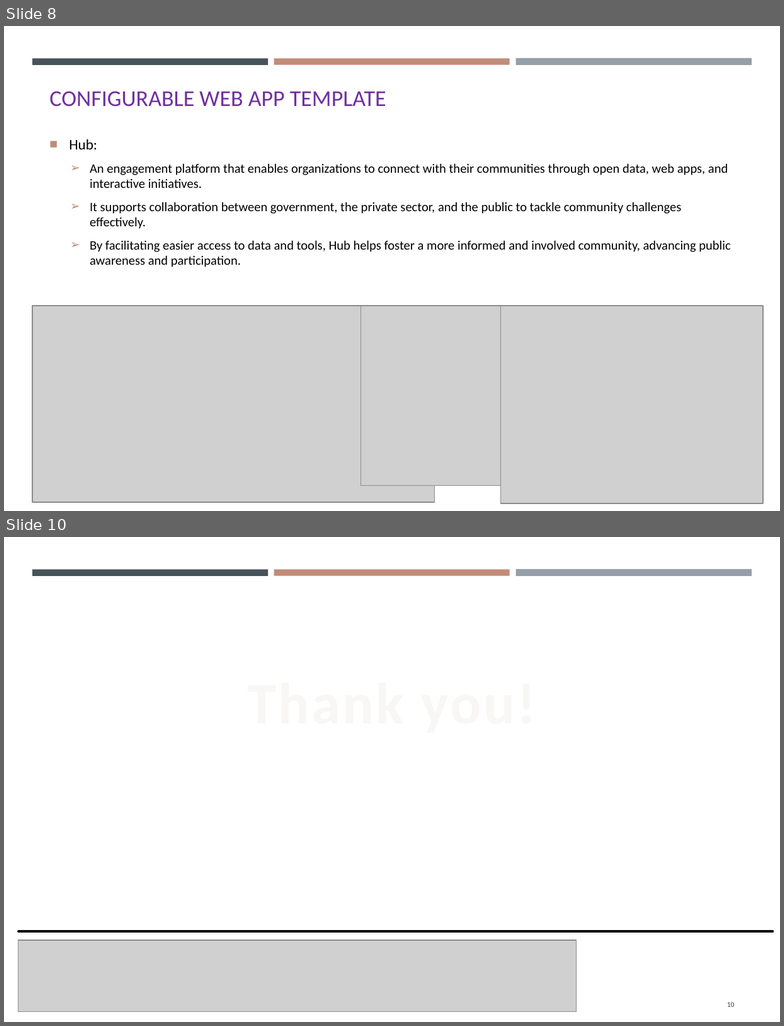
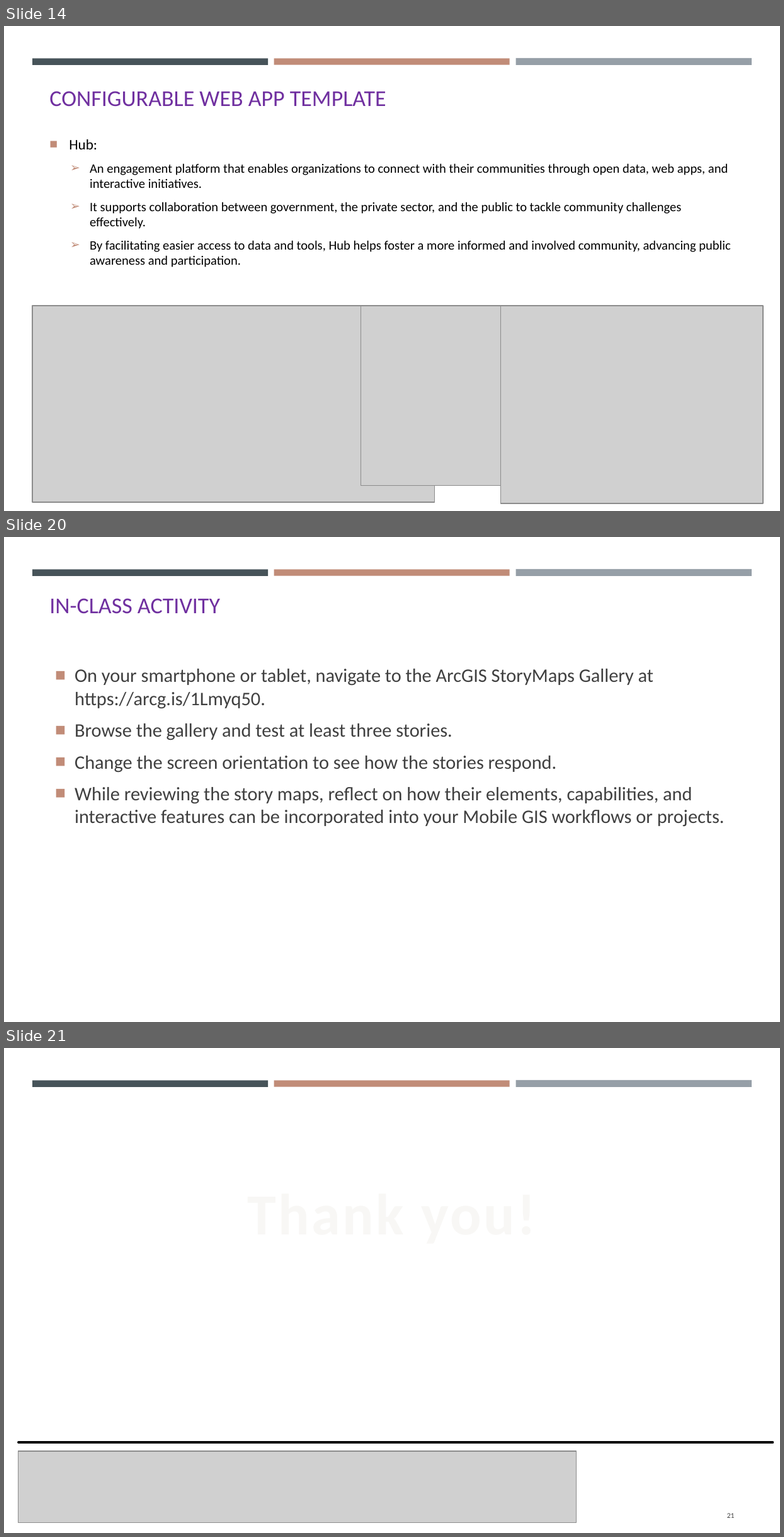
Before and after one commit to gisynw/Field_Techniques, a slide deck: docs/Lectures/Week05/Week05_GEOG3319_ResponseWebMap.pptx. Shown one above the other, each under a label of ours: slides 8 and 10 before the commit, slides 14, 20 and 21 after it; the slides between them are not shown. The pictures are 784x1026 and 784x1537 pixels, drawn with LibreOffice and Linux fonts; fonts in the diff are those of the drawing; grey boxes stand for pictures. Boxes give left, top, right and bottom in pixels: in the first picture for what was removed or moved away, otherwise in the second. Text is boxed around its words. In the diff, an @@ line names an element or a change of style, - is before the commit and + after.

```diff
--- a/docs/Lectures/Week05/Week05_GEOG3319_ResponseWebMap.pptx
+++ b/docs/Lectures/Week05/Week05_GEOG3319_ResponseWebMap.pptx
@@ slide 20 added at (x1=4, y1=537, x2=780, y2=1022), background #FFFFFF; not listed: 3 template elements that a slide beside it also shows @@
@@ title added at (x1=49, y1=598, x2=220, y2=614), 18.9 pt, text #7030A0 @@
+IN-CLASS ACTIVITY
@@ text added at (x1=75, y1=669, x2=725, y2=826), 16 pt, text #404040 @@
+■ On your smartphone or tablet, navigate to the ArcGIS StoryMaps Gallery at https://arcg.is/1Lmyq50.
+■ Browse the gallery and test at least three stories.
+■ Change the screen orientation to see how the stories respond.
+■ While reviewing the story maps, reflect on how their elements, capabilities, and interactive features can be incorporated into your Mobile GIS workflows or projects.
@@ what was slide 8 is now slide 14 @@
@@ what was slide 10 is now slide 21 @@
@@ page number at (x1=727, y1=1513, x2=735, y2=1518): text changed @@
-10
+21
```
Also in this commit, not shown: 3 slides changed, 10 other slides added, 1 other file.
